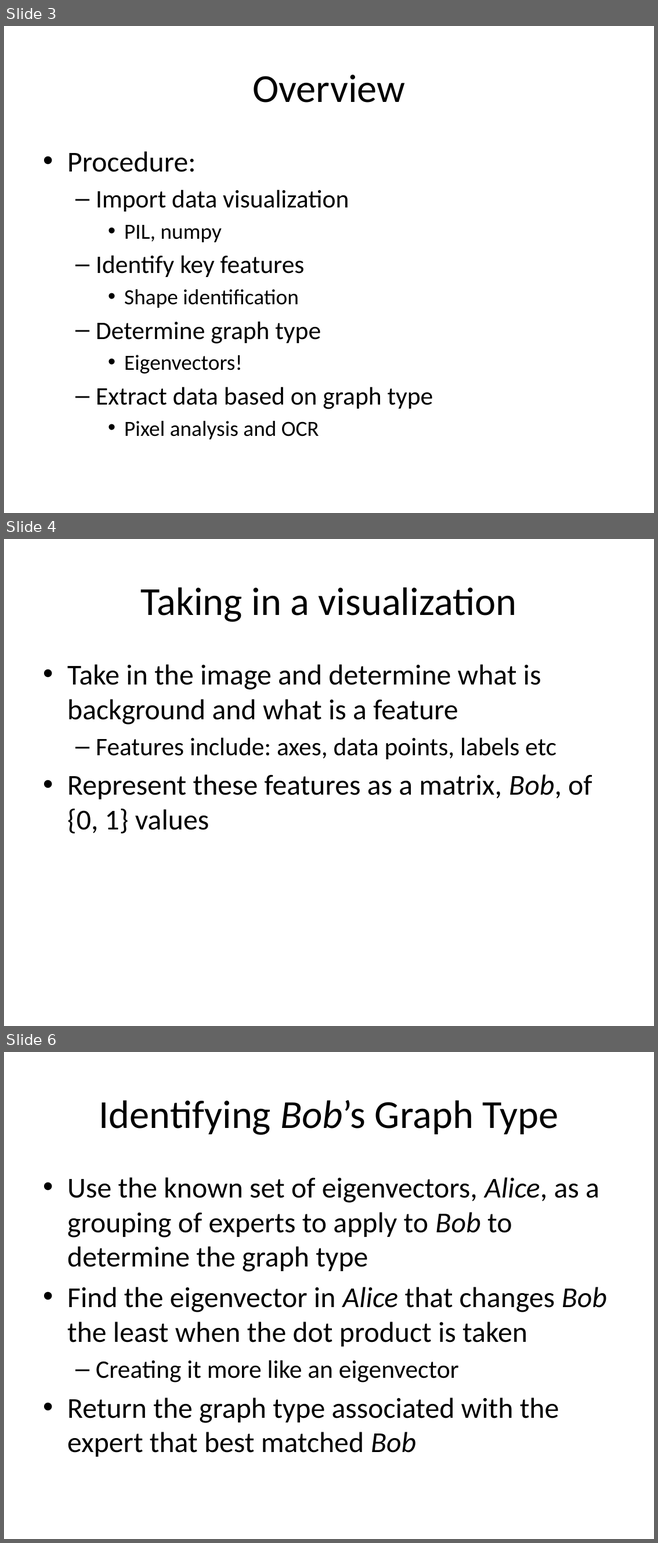
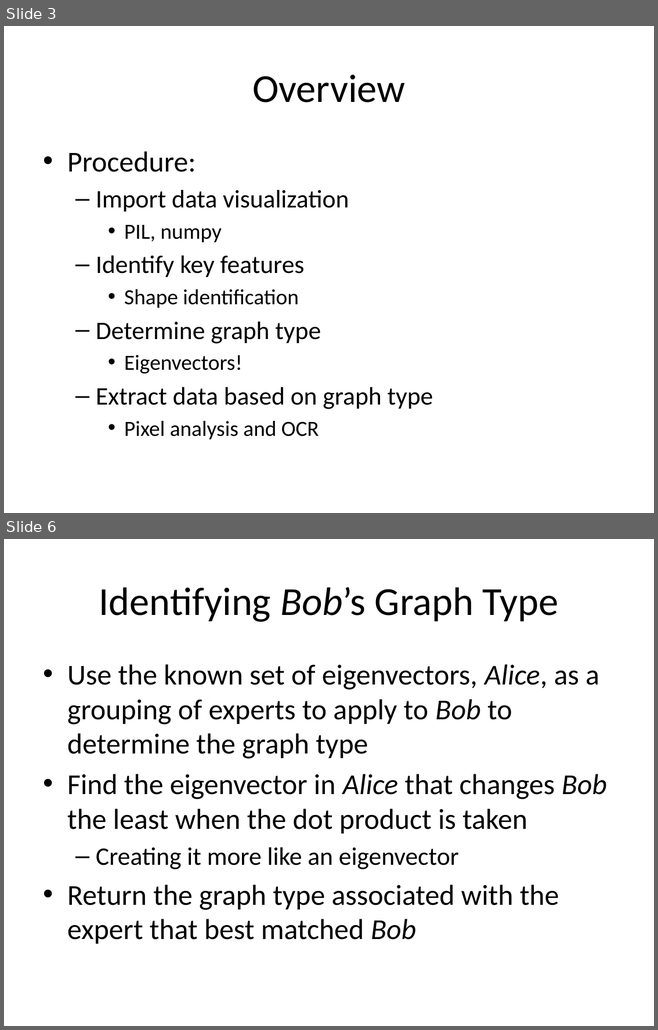
Before and after one commit to efriesen/CS270-Visualization, a slide deck: CS270-Presentation.pptx. Shown one above the other, each under a label of ours: slides 3, 4 and 6 before the commit, slides 3 and 6 after it; the slides between them are not shown. The pictures are 658x1543 and 658x1030 pixels, drawn with LibreOffice and Linux fonts; fonts in the diff are those of the drawing. Boxes give left, top, right and bottom in pixels: in the first picture for what was removed or moved away, otherwise in the second. Text is boxed around its words. In the diff, an @@ line names an element or a change of style, - is before the commit and + after.

```diff
--- a/CS270-Presentation.pptx
+++ b/CS270-Presentation.pptx
@@ slide 4 removed at [4, 539, 654, 1026], background #FFFFFF @@
@@ title removed at [140, 587, 517, 622] @@
-Taking in a visualization
@@ text removed at [67, 664, 592, 834] @@
-• Take in the image and determine what is background and what is a feature
-  – Features include: axes, data points, labels etc
-• Represent these features as a matrix, Bob, of {0, 1} values
```
Also in this commit, not shown: 1 slide changed, 1 slide added.
